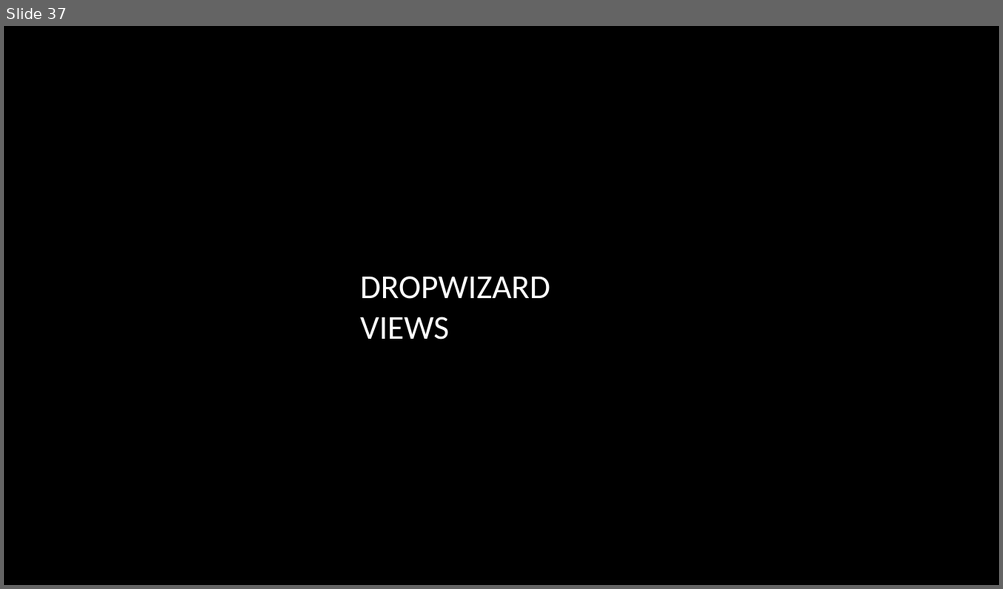
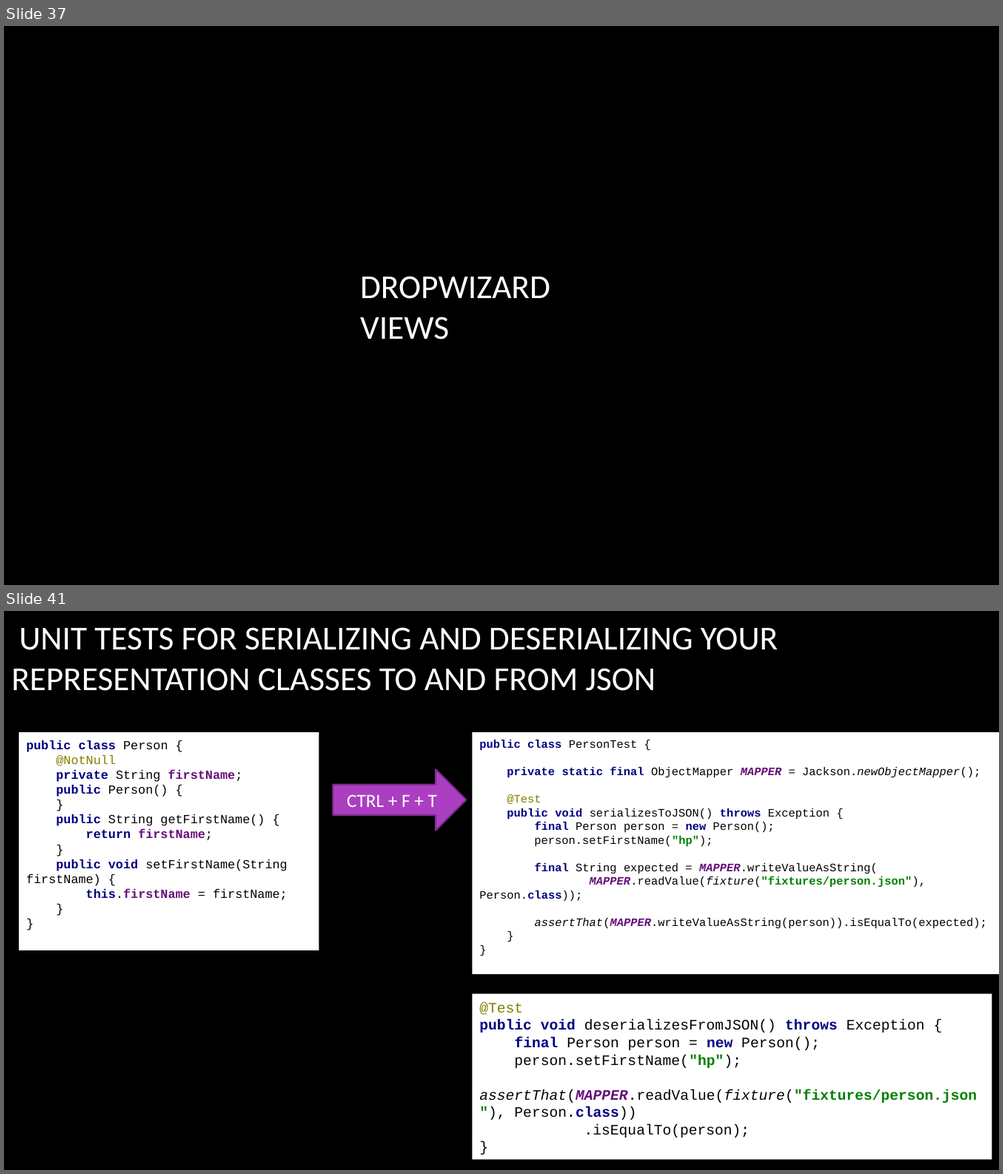
Before and after one commit to arenat/wiza_1, a slide deck: wiza.pptx. Shown one above the other, each under a label of ours: slide 37 before the commit, slides 37 and 41 after it; the slides between them are not shown. The pictures are 1003x589 and 1003x1174 pixels, drawn with LibreOffice and Linux fonts; fonts in the diff are those of the drawing; background and template pictures are left out. Boxes give left, top, right and bottom in pixels: in the first picture for what was removed or moved away, otherwise in the second. Text is boxed around its words. In the diff, an @@ line names an element or a change of style, - is before the commit and + after.

```diff
--- a/wiza.pptx
+++ b/wiza.pptx
@@ slide 41 added at [4,611,999,1170], background picture (left out) @@
@@ title added at [11,627,777,691], 32.4 pt, text #FFFFFF @@
+UNIT TESTS FOR SERIALIZING AND DESERIALIZING YOUR REPRESENTATION CLASSES TO AND FROM JSON
@@ rectangle added at [19,732,318,951], fill #FFFFFF, 12 pt, text #000000 @@
+public class Person {
+@NotNull
+private String firstName;
+public Person() {
+}
+public String getFirstName() {
+return firstName;
+}
+public void setFirstName(String firstName) {
+this.firstName = firstName;
+}
+}
@@ rectangle added at [472,732,999,975], fill #FFFFFF, 11 pt, text #000000 @@
+public class PersonTest {
+private static final ObjectMapper MAPPER = Jackson.newObjectMapper();
+@Test
+public void serializesToJSON() throws Exception {
+final Person person = new Person();
+person.setFirstName("hp");
+final String expected = MAPPER.writeValueAsString(
+MAPPER.readValue(fixture("fixtures/person.json"), Person.class));
+assertThat(MAPPER.writeValueAsString(person)).isEqualTo(expected);
+}
+}
@@ right arrow added at [333,769,466,830], fill #AC3EC1, outline #7F2E8F 1.5 pt, 18 pt, text #FFFFFF @@
+CTRL + F + T
@@ rectangle added at [472,994,992,1160], fill #FFFFFF, 14 pt, text #000000 @@
+@Test
+public void deserializesFromJSON() throws Exception {
+final Person person = new Person();
+person.setFirstName("hp");
+assertThat(MAPPER.readValue(fixture("fixtures/person.json"), Person.class))
+.isEqualTo(person);
+}
```
Also in this commit, not shown: 1 slide changed, 9 other slides added, 1 slide removed, 4 other files.
